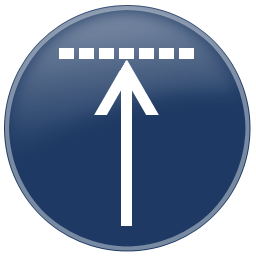
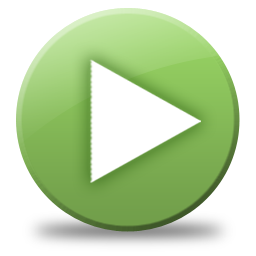
Layer changes from the first 256 x 256 image to the second:
removed group "Step Out Symbol" (10 layers) over [59, 48, 194, 226]
removed layer "Shape 1 copy 19" from group "Step Out Symbol" over [94, 59, 130, 115]
removed layer "Shape 1 copy 18" from group "Step Out Symbol" over [120, 59, 159, 115]
added layer "Run" above "Step Over" over [89, 59, 201, 183]
painted on "Highlight" over [4, 5, 247, 159]
removed layer "Bevel" (was 40%) over [5, 6, 250, 251]
removed layer "Button Color" over [4, 5, 251, 252]
renamed "Shape 1 copy 17" to "Green Button", moved it out of group "Step Out Symbol", painted on it over [16, 8, 240, 232]
removed layer "Shape 1 copy 16" from group "Step Out Symbol" over [79, 48, 94, 59]
removed layer "Shape 1 copy 15" from group "Step Out Symbol" over [99, 48, 114, 59]
removed layer "Shape 1 copy 14" from group "Step Out Symbol" over [179, 48, 194, 59]
removed layer "Shape 1 copy 13" from group "Step Out Symbol" over [159, 48, 174, 59]
removed layer "Shape 1 copy 12" from group "Step Out Symbol" over [139, 48, 154, 59]
removed layer "Shape 1 copy 11" from group "Step Out Symbol" over [119, 48, 134, 59]
removed layer "Shape 1 copy 10" from group "Step Out Symbol" over [121, 69, 132, 226]
renamed "Button Shape" to "Blue Button", hid it, painted on it over [4, 5, 251, 252]
added layer "Shadow" above "Layer 1" over [25, 209, 233, 252]
